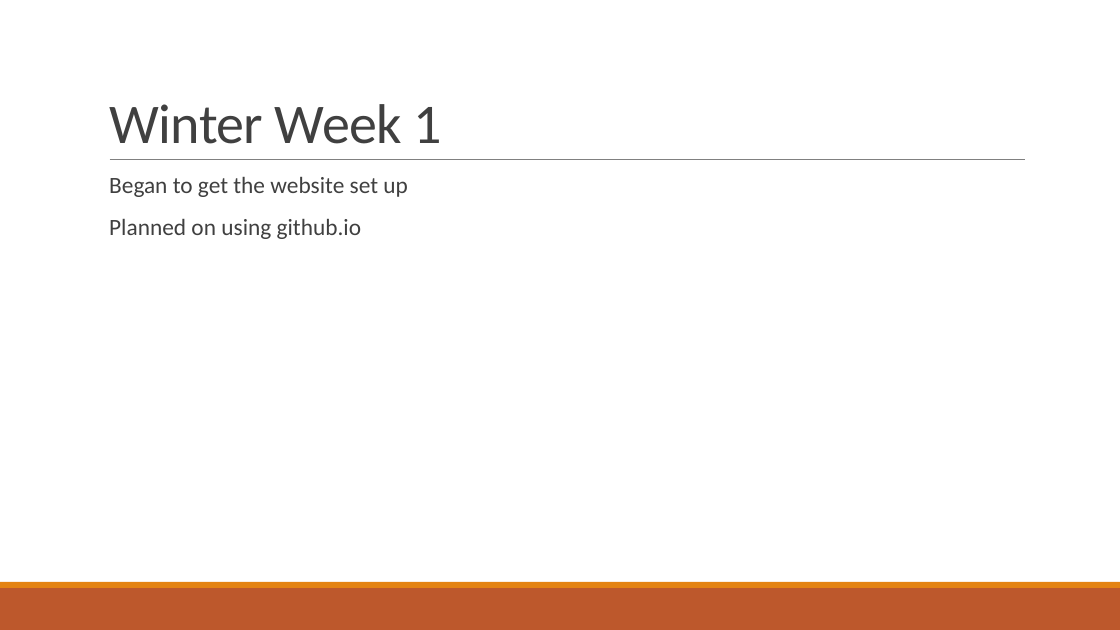
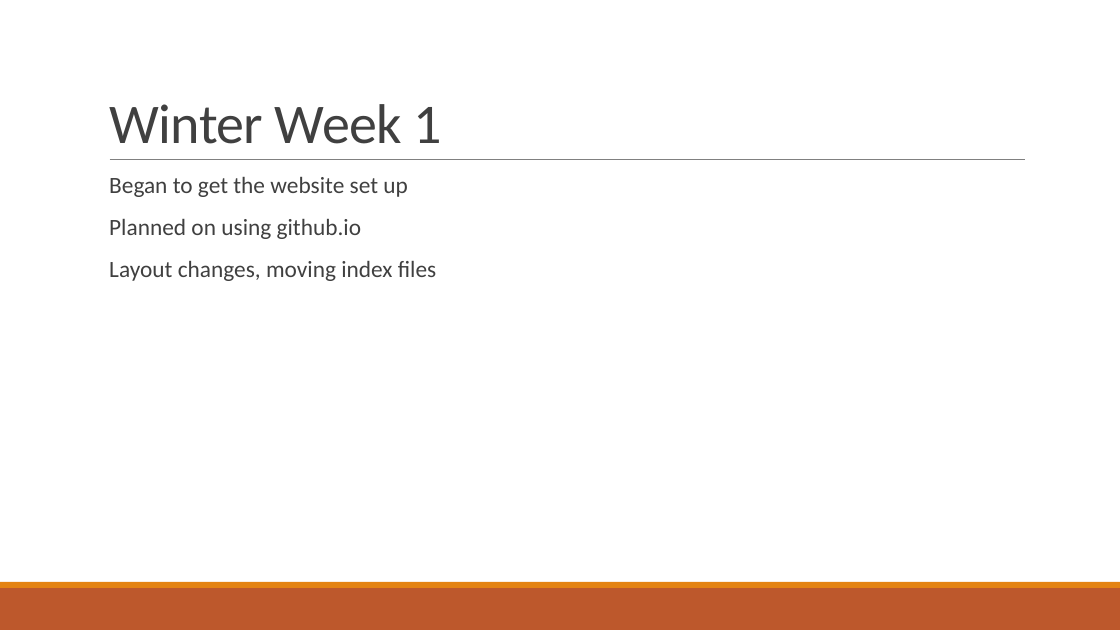
Before and after one commit to gonsalvg/Capstone-Forge-App, a slide deck: slide 18 of Project Documents/Progress Report 2/Progress report.pptx (slide 15 before the commit). Drawn at 1120x630 pixels with LibreOffice and Linux fonts; fonts in the diff are those of the drawing. Boxes give left, top, right and bottom in pixels: in the first picture for what was removed or moved away, otherwise in the second. Text is boxed around its words. In the diff, an @@ line names an element or a change of style, - is before the commit and + after.

```diff
--- a/Project Documents/Progress Report 2/Progress report.pptx
+++ b/Project Documents/Progress Report 2/Progress report.pptx
@@ text at (109, 261, 436, 281): paragraph added @@
+  Layout changes, moving index files
```
Also in this commit, not shown: 2 other slides changed, 4 slides added.
